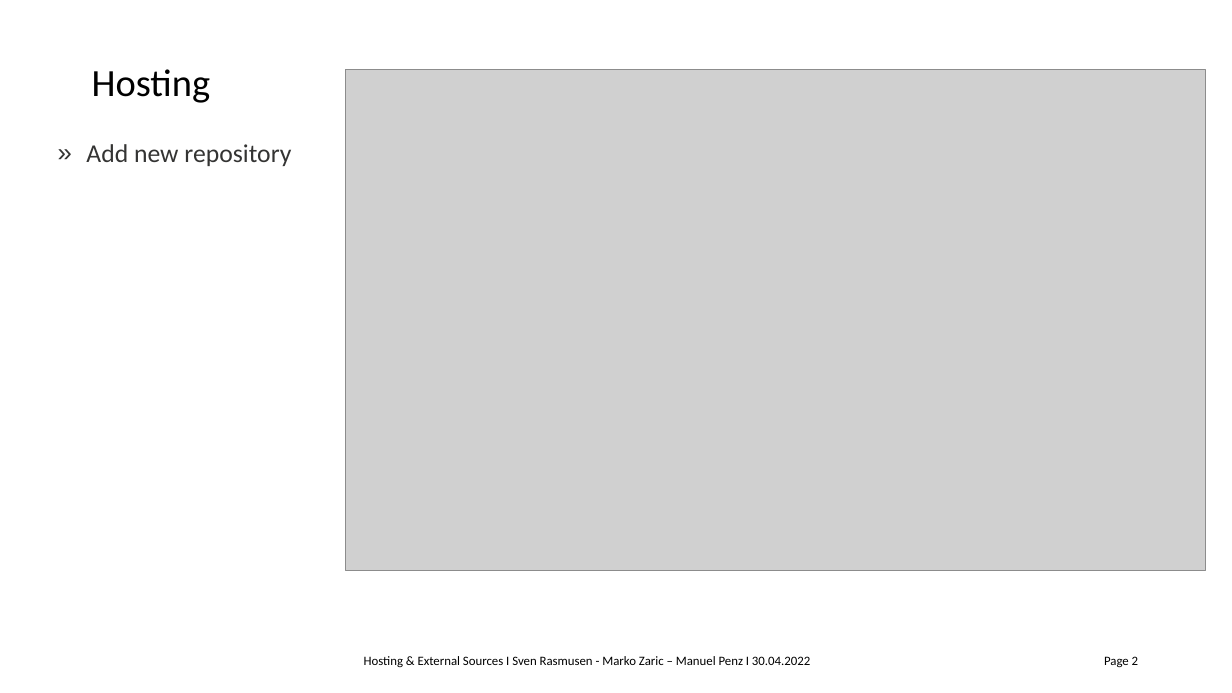
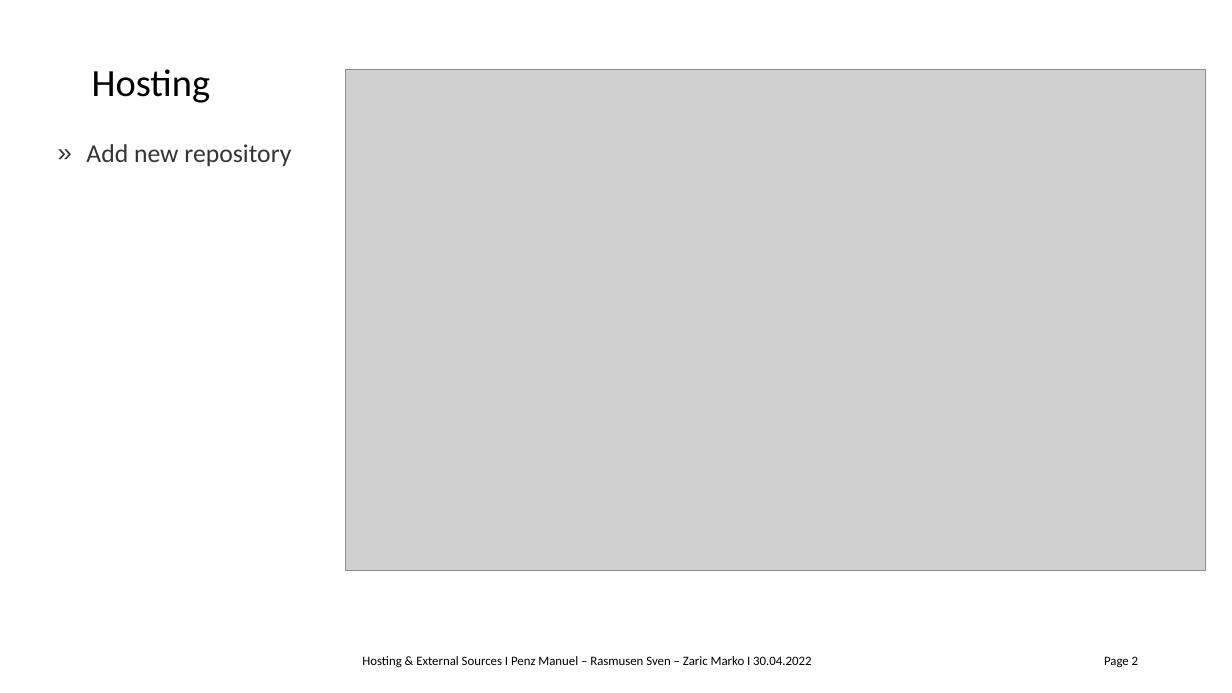
Before and after one commit to csar8594/GTKG, a slide deck: slide 2 of Task 1/pres_1.pptx. Drawn at 1232x693 pixels with LibreOffice and Linux fonts; fonts in the diff are those of the drawing; grey boxes stand for pictures; background and template pictures are left out. Boxes give left, top, right and bottom in pixels: in the first picture for what was removed or moved away, otherwise in the second. Text is boxed around its words. In the diff, an @@ line names an element or a change of style, - is before the commit and + after.

```diff
--- a/Task 1/pres_1.pptx
+++ b/Task 1/pres_1.pptx
@@ text at (362, 656, 811, 668): text changed @@
-Hosting & External Sources I Sven Rasmusen - Marko Zaric – Manuel Penz I 30.04.2022
+Hosting & External Sources I Penz Manuel – Rasmusen Sven – Zaric Marko I 30.04.2022
```
Also in this commit, not shown: 7 other slides changed, 1 other file.
